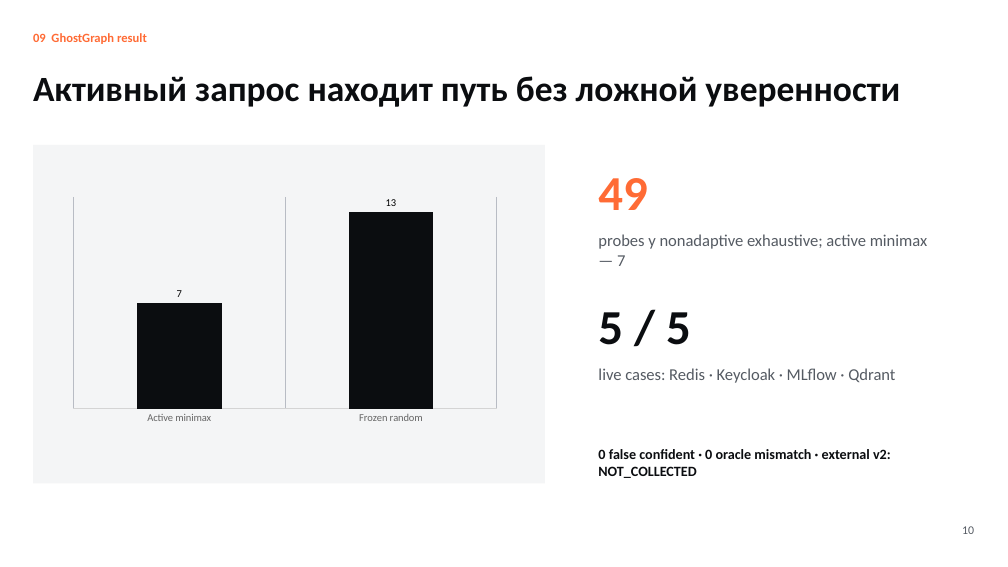
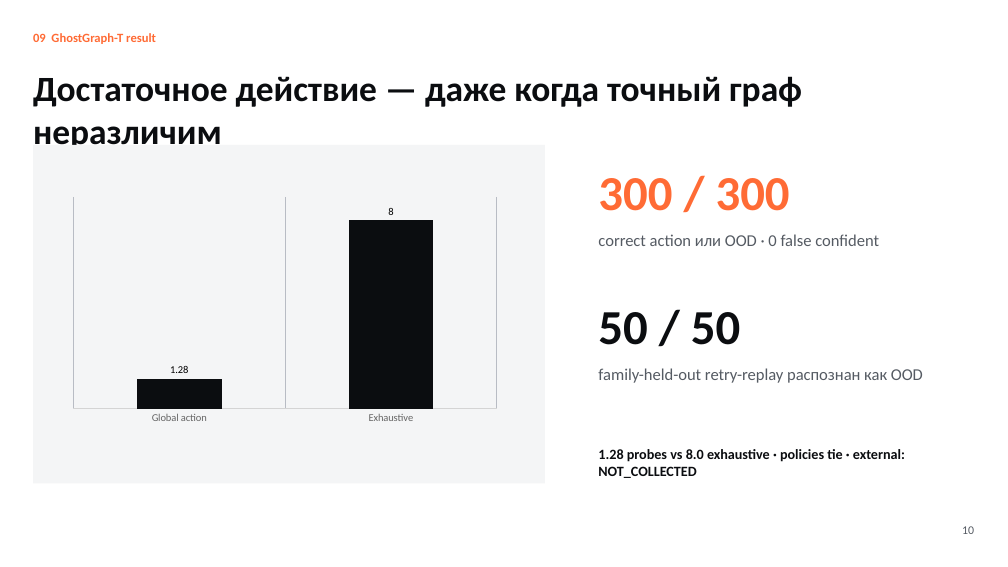
Before and after one commit to nazkari86-lab/erasemap, a slide deck: slide 10 of competition/EraSeMap_RKNP_ISEF_RU.pptx. Drawn at 1008x567 pixels with LibreOffice and Linux fonts; fonts in the diff are those of the drawing. Boxes give left, top, right and bottom in pixels: in the first picture for what was removed or moved away, otherwise in the second. Text is boxed around its words. In the diff, an @@ line names an element or a change of style, - is before the commit and + after.

Commit message:
docs: integrate GhostGraph-T into competition materials

```diff
--- a/competition/EraSeMap_RKNP_ISEF_RU.pptx
+++ b/competition/EraSeMap_RKNP_ISEF_RU.pptx
@@ text at (33,33,156,44): text changed @@
-09 GhostGraph result
+09 GhostGraph-T result
@@ text at (33,76,802,145): text changed @@
-Активный запрос находит путь без ложной уверенности
+Достаточное действие — даже когда точный граф неразличим
@@ text at (598,178,790,211): text changed @@
-49
+300 / 300
@@ column chart at (64,192,505,428) @@
-categories: Active minimax, Frozen random
+categories: Global action, Exhaustive
-Series 1: 7, 13
+Series 1: 1.28, 8
@@ text at (598,234,879,246): text changed @@
-probes у nonadaptive exhaustive; active minimax — 7
+correct action или OOD · 0 false confident
@@ text at (598,312,740,345): text changed @@
-5 / 5
+50 / 50
@@ text at (598,368,923,383): text changed @@
-live cases: Redis · Keycloak · MLflow · Qdrant
+family-held-out retry-replay распознан как OOD
@@ text at (598,449,905,478): text changed @@
-0 false confident · 0 oracle mismatch · external v2: NOT_COLLECTED
+1.28 probes vs 8.0 exhaustive · policies tie · external: NOT_COLLECTED
```
Also in this commit, not shown: 11 other files.
